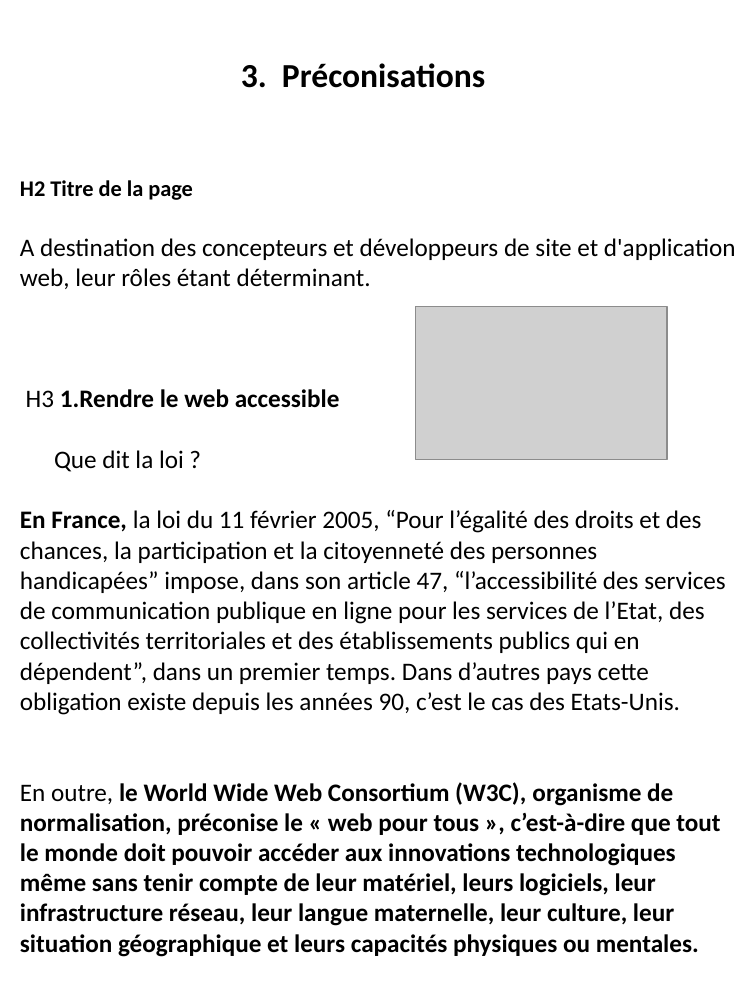
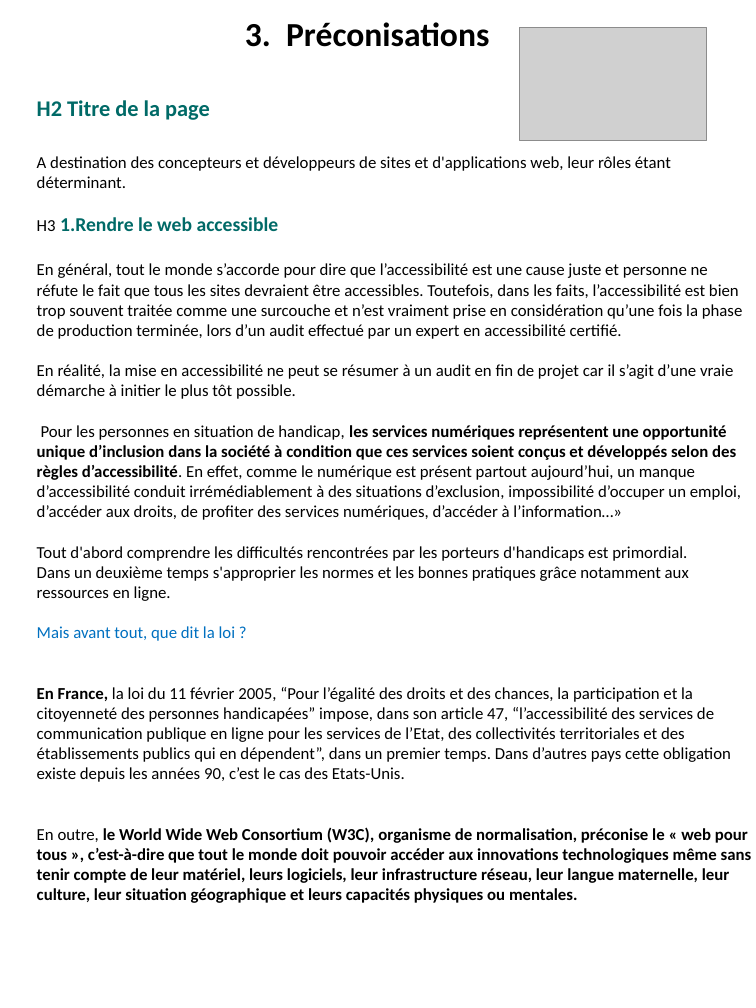
Before and after one commit to Bourg-en-Stress/accessibility, a slide deck: slide 7 of design/mockups/contenu.pptx (slide 6 before the commit). Drawn at 756x1008 pixels with LibreOffice and Linux fonts; fonts in the diff are those of the drawing; grey boxes stand for pictures. Boxes give left, top, right and bottom in pixels: in the first picture for what was removed or moved away, otherwise in the second. Text is boxed around its words. In the diff, an @@ line names an element or a change of style, - is before the commit and + after.

```diff
--- a/design/mockups/contenu.pptx
+++ b/design/mockups/contenu.pptx
@@ text "3. Préconisations": place and size @@
-text "3. Préconisations" at box(241, 63, 485, 88)
+text "3. Préconisations" at box(245, 22, 489, 47)
@@ picture: place and size @@
-picture at box(416, 306, 667, 459)
+picture at box(520, 27, 708, 141)
@@ text "H2 Titre de la page": place and size @@
-text "H2 Titre de la page" at box(20, 180, 736, 957)
+text "H2 Titre de la page" at box(37, 100, 752, 903)
@@ text at box(37, 100, 752, 903): text colour #000000 to #006A67 in "H2 Titre de la page", "1.Rendre le web accessible"; size 18 to 12 pt in "H3", "En France, la loi du 11 février ...", "En outre, le World Wide Web Consortium ..."; size 18 to 14 pt in "1.Rendre le web accessible" @@
@@ text at box(37, 156, 671, 188): text changed; size 18 to 12 pt @@
-A destination des concepteurs et développeurs de site et d'application web, leur rôles étant déterminant.
+A destination des concepteurs et développeurs de sites et d'applications web, leur rôles étant déterminant.
@@ text at box(37, 263, 743, 641): text changed; size 18 to 12 pt @@
-Que dit la loi ?
+En général, tout le monde s’accorde pour dire que l’accessibilité est une cause juste et personne ne réfute le fait que tous les sites devraient être accessibles. Toutefois, dans les faits, l’accessibilité est bien trop souvent traitée comme une surcouche et n’est vraiment prise en considération qu’une fois la phase de production terminée, lors d’un audit effectué par un expert en accessibilité certifié.
+En réalité, la mise en accessibilité ne peut se résumer à un audit en fin de projet car il s’agit d’une vraie démarche à initier le plus tôt possible.
+Pour les personnes en situation de handicap, les services numériques représentent une opportunité unique d’inclusion dans la société à condition que ces services soient conçus et développés selon des règles d’accessibilité. En effet, comme le numérique est présent partout aujourd’hui, un manque d’accessibilité conduit irrémédiablement à des situations d’exclusion, impossibilité d’occuper un emploi, d’accéder aux droits, de profiter des services numériques, d’accéder à l’information…»
+Tout d'abord comprendre les difficultés rencontrées par les porteurs d'handicaps est primordial.
+Dans un deuxième temps s'approprier les normes et les bonnes pratiques grâce notamment aux ressources en ligne.
+Mais avant tout, que dit la loi ?
```
Also in this commit, not shown: 5 other slides changed, 6 slides added, 1 slide removed, 3 other files.
